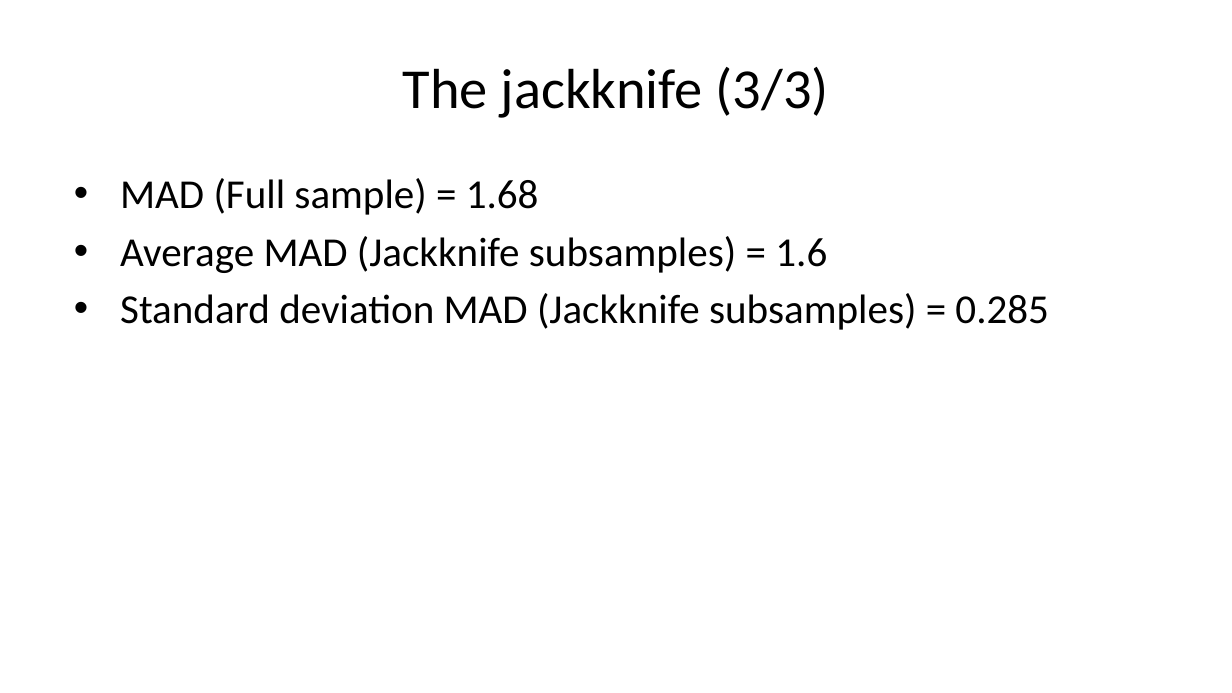
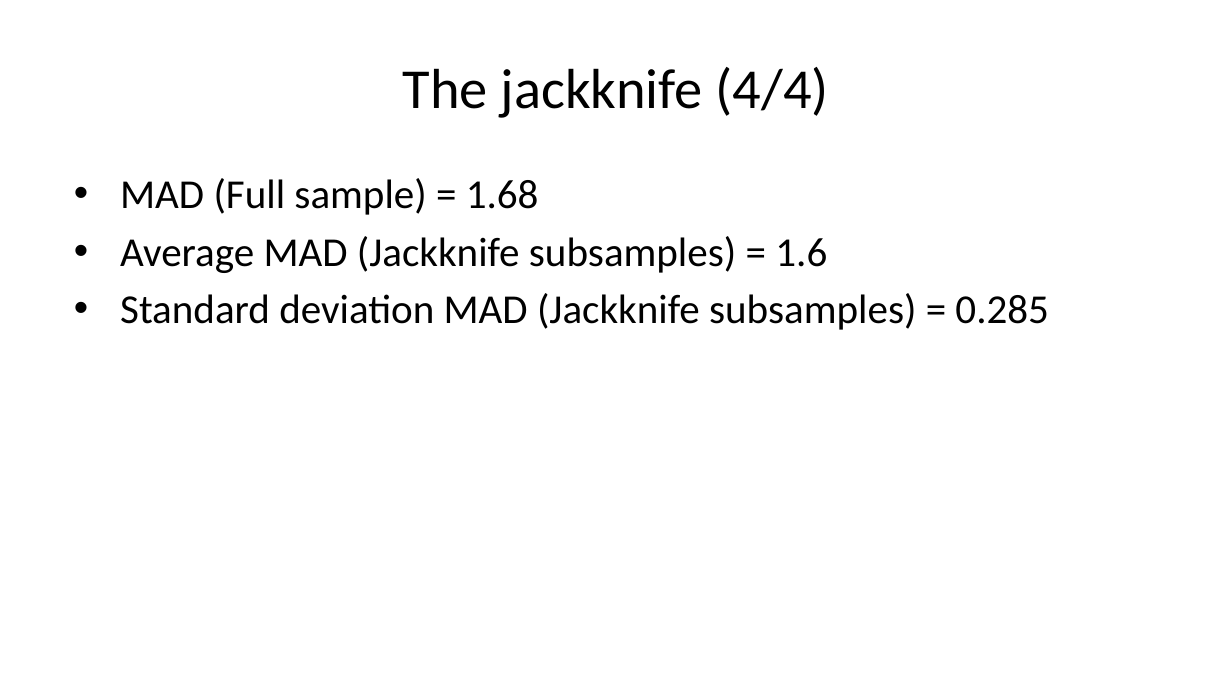
Before and after one commit to pmean/papers-and-presentations, a slide deck: slide 11 of bootstrap/src/bootstrap-slides.pptx (slide 10 before the commit). Drawn at 1232x693 pixels with LibreOffice and Linux fonts; fonts in the diff are those of the drawing. Boxes give left, top, right and bottom in pixels: in the first picture for what was removed or moved away, otherwise in the second. Text is boxed around its words. In the diff, an @@ line names an element or a change of style, - is before the commit and + after.

```diff
--- a/bootstrap/src/bootstrap-slides.pptx
+++ b/bootstrap/src/bootstrap-slides.pptx
@@ title at (403,67,829,118): text changed @@
-The jackknife (3/3)
+The jackknife (4/4)
```
Also in this commit, not shown: 3 other slides changed, 4 slides added, 1 other file.
